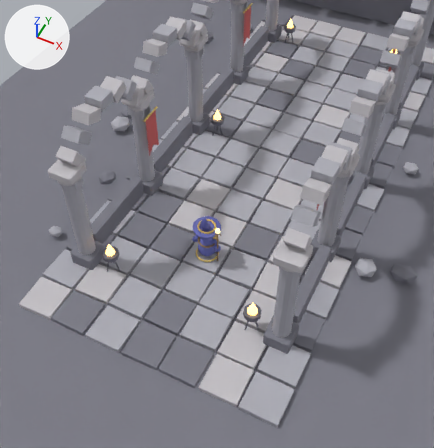
The Blender file art/wizard-1v1s-models.blend: old version first, new version second.
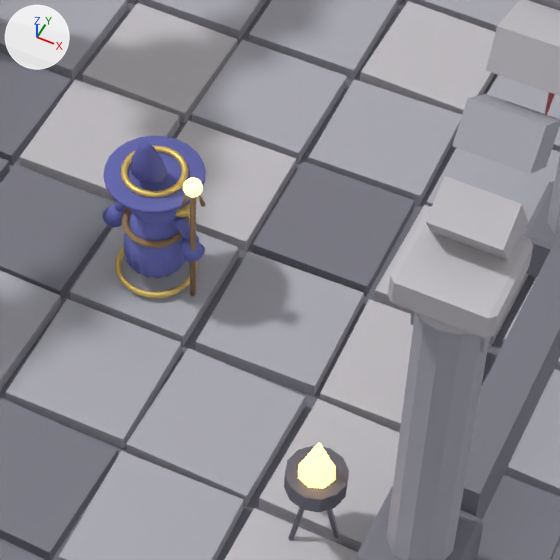
Each version is shown from a 50 mm lens placed at (9.4, -17.66, 24.73), pointed at (0.44, 0.25, 2.35), then close up on the part from 38% to 74% of the width and 40% to 75% of the height. Arrows for +X, +Y and +Z are at upper left; the lights stay in place. The older version's two pictures come first.

Names of what the first close-up shows: 'Band', 'Brim', 'Env_Flame', 'Env_Metal', 'Env_Stone', 'Env_StoneDark', 'Env_StoneLight', 'HatCone', 'Hem', 'Robe' and 12 more.
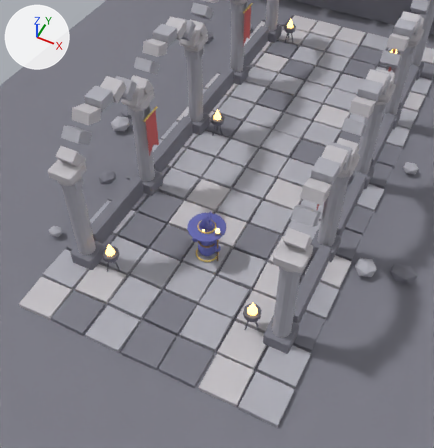
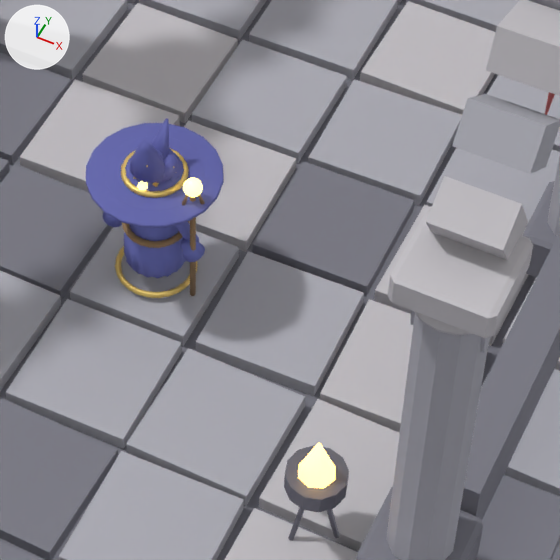
Pixel boxes [x1, y1, x2, y2] of what changed, in the close-ups (560 x 560 px):
'HV_WideBrim', added (blue): after [86, 123, 224, 228]
'HV_HoodTip', added (blue): after [151, 118, 169, 160]
'HV_Turban1', added: after [125, 158, 184, 191]
'HV_Turban2', added: after [130, 148, 179, 184]
'HV_Hood', added (mostly hidden): after [129, 153, 183, 181]
'HV_Jewel', added: after [137, 181, 148, 190]

Patch to the scene script:
```diff
--- a/art/wizard-1v1s-models.blend.py
+++ b/art/wizard-1v1s-models.blend.py
@@ me_sphere_013 @@
+me_sphere_013.from_pydata(...)  # a UV sphere (8 segments, 6 rings, poles along z) spanning x -0.08..0.08, y -0.08..0.08, z -0.08..0.08
+me_sphere_013.polygons.foreach_set('use_smooth', [True] * 48)
+me_sphere_013.materials.append(mat_orb)  # yellow #ffed95, glowing yellow #ffed95
@@ me_torus_016 @@
+me_torus_016.from_pydata(...)  # a torus around z (ring radius 0.2, tube radius 0.14) spanning x -0.34..0.34, y -0.34..0.34, z -0.14..0.14
+me_torus_016.polygons.foreach_set('use_smooth', [True] * 128)
+me_torus_016.materials.append(mat_hat)  # blue #6165ad
@@ me_torus_015 @@
+me_torus_015.from_pydata(...)  # a torus around z (ring radius 0.3, tube radius 0.17) spanning x -0.47..0.47, y -0.47..0.47, z -0.17..0.17
+me_torus_015.polygons.foreach_set('use_smooth', [True] * 128)
+me_torus_015.materials.append(mat_hat)  # blue #6165ad
@@ me_cylinder_044 @@
+me_cylinder_044.from_pydata(...)  # a 20-sided cylinder along z spanning x -0.98..0.98, y -0.98..0.98, z -0.03..0.03
+me_cylinder_044.polygons.foreach_set('use_smooth', [True] * 22)
+me_cylinder_044.materials.append(mat_hat)  # blue #6165ad
@@ me_cone_018 @@
+me_cone_018.from_pydata(...)  # an 8-sided cut cone along z (radius 0.22 at the low end, 0.02 at the high end) spanning x -0.22..0.22, y -0.22..0.22, z -0.35..0.35
+me_cone_018.polygons.foreach_set('use_smooth', [True] * 10)
+me_cone_018.materials.append(mat_hat)  # blue #6165ad
@@ me_sphere_009 @@
+me_sphere_009.from_pydata(...)  # 66 vertices, 60 faces; spans x -0.44..0.44, y -0.136..0.44, z -0.136..0.44
+me_sphere_009.polygons.foreach_set('use_smooth', [True] * 60)
+me_sphere_009.materials.append(mat_hat)  # blue #6165ad
@@ ob_hv_jewel @@
+ob_hv_jewel = bpy.data.objects.new('HV_Jewel', me_sphere_013)
+ob_hv_jewel.parent = ob_hat_turban
+ob_hv_jewel.location = (0.0, -0.36, 2.25)
@@ ob_hat_turban @@
+ob_hat_turban = bpy.data.objects.new('Hat_Turban', None)
+ob_hat_turban.parent = ob_wizardroot
+ob_hat_turban.location = (0.0, 0.0, 0.0)
@@ ob_hv_turban2 @@
+ob_hv_turban2 = bpy.data.objects.new('HV_Turban2', me_torus_016)
+ob_hv_turban2.parent = ob_hat_turban
+ob_hv_turban2.location = (0.0, 0.0, 2.36)
@@ ob_hv_turban1 @@
+ob_hv_turban1 = bpy.data.objects.new('HV_Turban1', me_torus_015)
+ob_hv_turban1.parent = ob_hat_turban
+ob_hv_turban1.location = (0.0, 0.0, 2.12)
@@ ob_hv_widebrim @@
+ob_hv_widebrim = bpy.data.objects.new('HV_WideBrim', me_cylinder_044)
+ob_hv_widebrim.parent = ob_hat_wide
+ob_hv_widebrim.location = (0.0, 0.0, 2.14)
+_m = ob_hv_widebrim.modifiers.new('Bev', 'BEVEL')
+_m.width = 0.02
+_m.width_pct = 0.02
+_m.segments = 2
@@ ob_hat_wide @@
+ob_hat_wide = bpy.data.objects.new('Hat_Wide', None)
+ob_hat_wide.parent = ob_wizardroot
+ob_hat_wide.location = (0.0, 0.0, 0.0)
@@ ob_hv_hoodtip @@
+ob_hv_hoodtip = bpy.data.objects.new('HV_HoodTip', me_cone_018)
+ob_hv_hoodtip.parent = ob_hat_hood
+ob_hv_hoodtip.location = (0.0, 0.22, 2.6)
+ob_hv_hoodtip.rotation_euler = (-0.55, 0.0, 0.0)  # degrees (-32, 0, 0)
@@ ob_hat_hood @@
+ob_hat_hood = bpy.data.objects.new('Hat_Hood', None)
+ob_hat_hood.parent = ob_wizardroot
+ob_hat_hood.location = (0.0, 0.0, 0.0)
@@ ob_hv_hood @@
+ob_hv_hood = bpy.data.objects.new('HV_Hood', me_sphere_009)
+ob_hv_hood.parent = ob_hat_hood
+ob_hv_hood.location = (0.0, 0.02, 1.98)
+ob_hv_hood.scale = (1.05, 1.05, 1.2)
```
